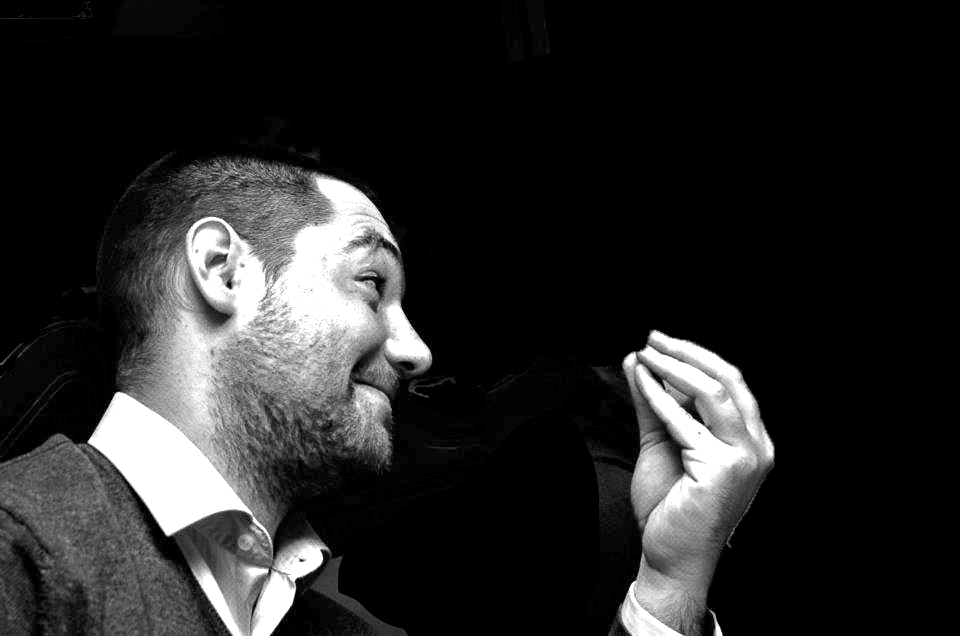
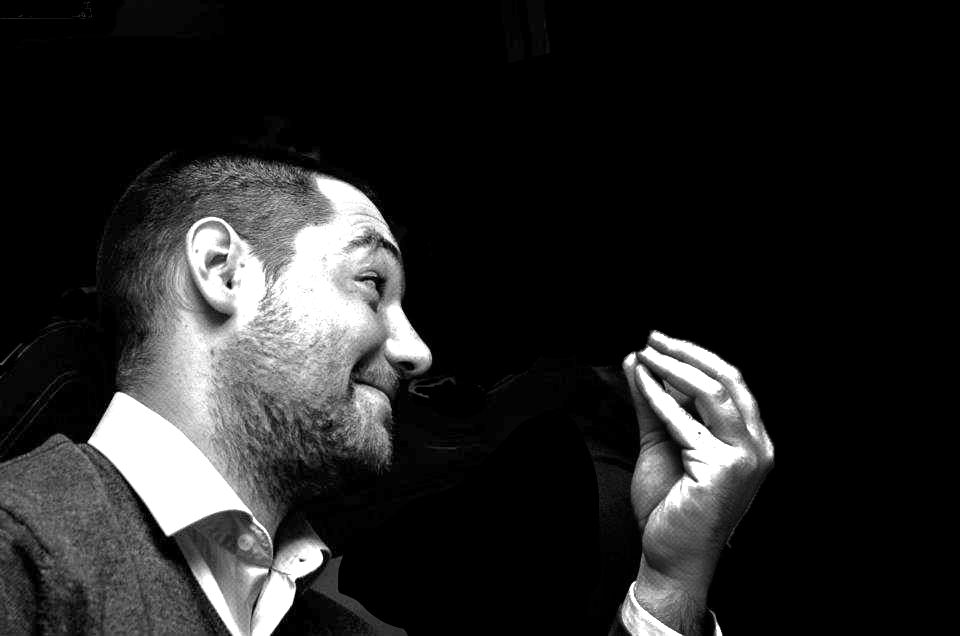
The second 960px x 636px image is a revision of the first. Changes to its layers:
pixels changed over left=586, top=329, right=775, bottom=636 (layer not identified)
